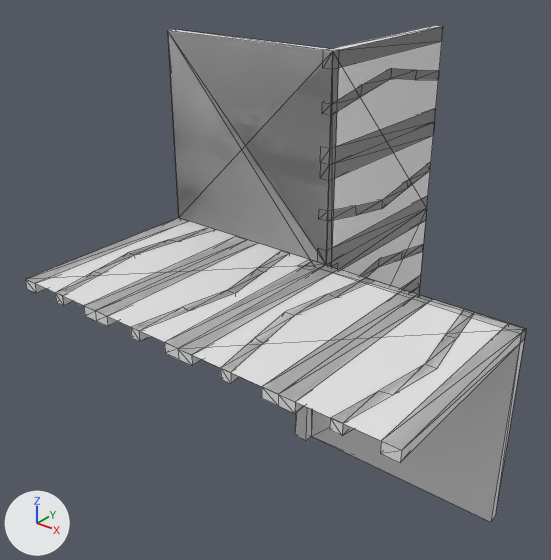
One commit to the OBJ model Data/bmc/tiles/t_202.obj: the scene before it, then after it.
The view is the same before and after, from a 50 mm lens placed at (0.953, -1.386, 0.772), pointed at (-0.085, -0.088, -0.033). Every picture has the same lights, and +X, +Y and +Z are marked at lower left. Mesh edges are drawn as thin lines. Where no turn or scale is listed for an object, it has been applied to the vertices.

The older version as bpy lines, for what is in view:
```python
me_t_202 = bpy.data.meshes.new('t_202')
me_t_202.from_pydata(...)  # 285 vertices, 532 faces; spans x -0.5..0.5, y -0.5..0.5, z -0.5..0.5
ob_t_202 = bpy.data.objects.new('t_202', me_t_202)
ob_t_202.location = (0.0, 0.0, 0.0)
```
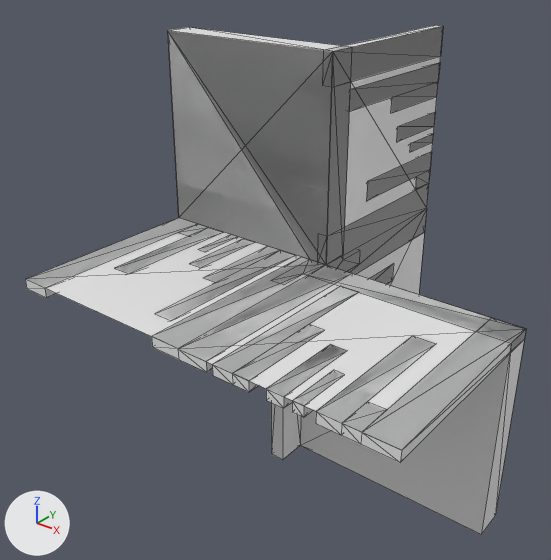
Changed parts and their boxes [x1, y1, x2, y2] in the pictures (551 x 560 px; the box of a moved part takes in the faces that stretch with it):
't_202', reshaped: before [25, 25, 526, 522]; after [25, 25, 526, 534]
part 1 of me_t_202, added: after [397, 113, 435, 141]
part 2 of me_t_202, added: after [410, 133, 434, 152]
part 3 of me_t_202, added: after [292, 376, 326, 418]
part 4 of me_t_202, added: after [200, 235, 237, 252]
part 5 of me_t_202, added: after [266, 349, 341, 408]
part 6 of me_t_202, added: after [190, 239, 255, 268]
part 7 of me_t_202, rebuilt: before [221, 278, 370, 384]; after [212, 286, 358, 392]
part 8 of me_t_202, rebuilt: before [322, 68, 439, 116]; after [349, 63, 440, 113]
part 9 of me_t_202, rebuilt: before [131, 251, 289, 341]; after [157, 247, 294, 319]
part 10 of me_t_202, deleted: before [84, 238, 258, 326]
part 11 of me_t_202, deleted: before [262, 290, 431, 413]
part 12 of me_t_202, deleted: before [320, 109, 435, 180]
part 13 of me_t_202, moved or reshaped: before [25, 26, 526, 522]; after [25, 26, 526, 534]

Edits to the bpy script that builds the scene:
```text
Change me_t_202:
    used by ob_t_202; location = (0.0, 0.0, 0.0)
    remove me_t_202.from_pydata(...)  # 285 vertices, 532 faces; spans x -0.5..0.5, y -0.5..0.5, z -0.5..0.5
    add me_t_202.from_pydata(...)  # 245 vertices, 438 faces; spans x -0.5..0.5, y -0.5..0.5, z -0.5..0.5
    me_t_202 part 1: a new loose piece, a box spanning x -0.025..0.0, y 0.3..0.5, z 0.237..0.277
    me_t_202 part 2: a new loose piece, a box spanning x -0.025..0.0, y 0.374..0.5, z 0.193..0.218
    me_t_202 part 3: a new loose piece, a box spanning x 0.282..0.307, y -0.5..-0.374, z -0.025..0.0
    me_t_202 part 4: a new loose piece, a box spanning x -0.307..-0.282, y -0.126..0.0, z -0.025..0.0
    me_t_202 part 5: a new loose piece, a box spanning x 0.223..0.263, y -0.5..-0.3, z -0.025..0.0
    me_t_202 part 6: a new loose piece, a box spanning x -0.263..-0.223, y -0.2..0.0, z -0.025..0.0
    me_t_202 part 7: the loose piece of 20 vertices spanning x 0.071..0.138, y -0.5..0.0, z -0.025..0.0 is rebuilt with 14 vertices and now spans x 0.092..0.182, y -0.5..-0.071, z -0.025..0.0
    me_t_202 part 8: the loose piece of 20 vertices spanning x -0.025..0.0, y 0.0..0.5, z 0.362..0.429 is rebuilt with 14 vertices and now spans x -0.025..0.0, y 0.071..0.5, z 0.318..0.408
    me_t_202 part 9: the loose piece of 20 vertices spanning x -0.138..-0.071, y -0.5..0.0, z -0.025..0.0 is rebuilt with 14 vertices and now spans x -0.182..-0.092, y -0.429..0.0, z -0.025..0.0
    me_t_202 part 10: the loose piece of 12 vertices spanning x -0.287..-0.213, y -0.5..0.0, z -0.025..0.0 is deleted
    me_t_202 part 11: the loose piece of 12 vertices spanning x 0.213..0.287, y -0.5..0.0, z -0.025..0.0 is deleted
    me_t_202 part 12: the loose piece of 12 vertices spanning x -0.025..0.0, y 0.0..0.5, z 0.212..0.287 is deleted
    me_t_202 part 13: 128 vertices removed from x -0.5..0.5, y -0.5..0.5, z -0.5..0.5; 96 vertices added at x -0.5..0.5, y -0.5..0.5, z -0.5..0.5
```
